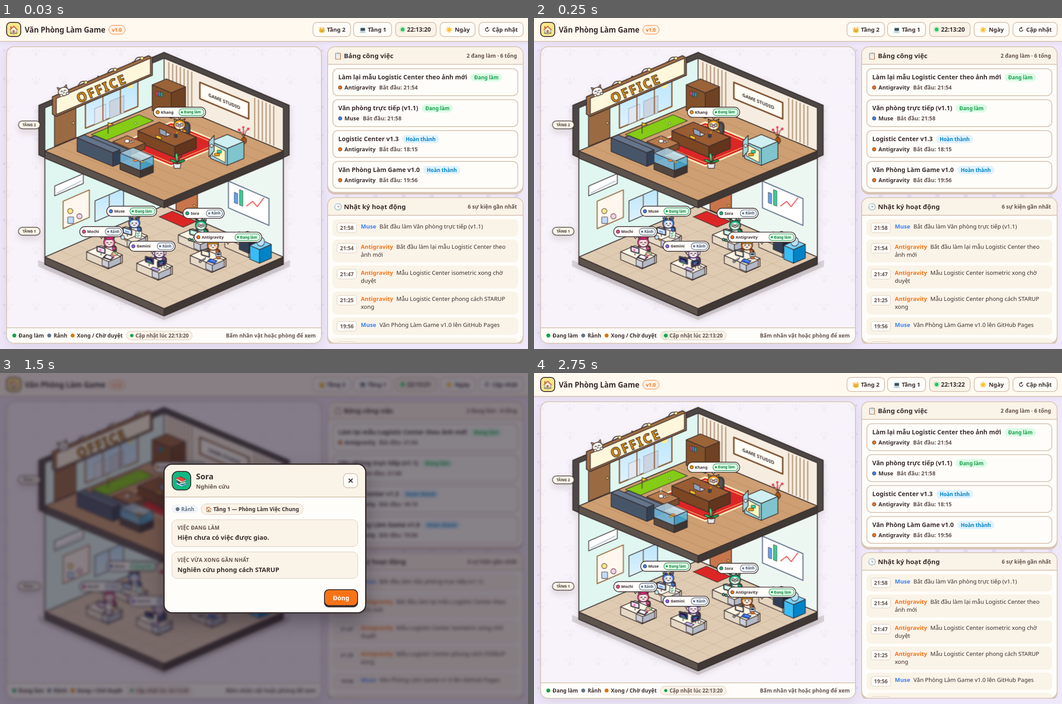
Above: before the commit, frames 1-4 (two rows, left to right).
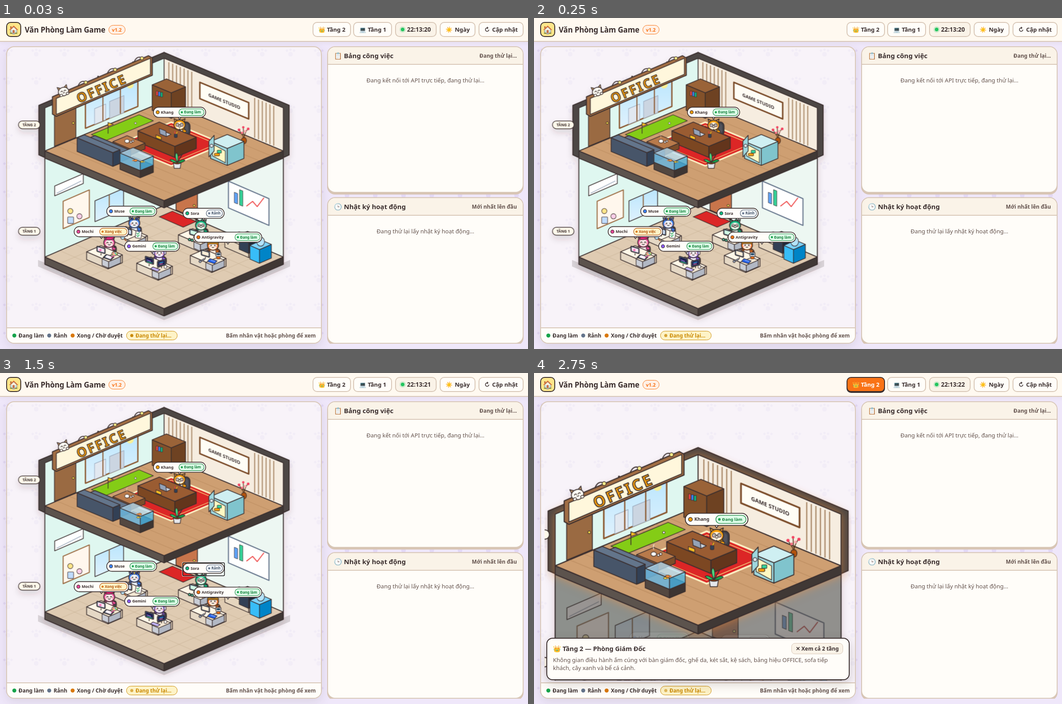
Above: after the commit, the same moments.

Repository: dovykhang2431-sys/van-phong-lam-game
Game: browser game, page index.html
Two runs of this game, one before a commit and one after it. Both use one fixed random seed, a clock stepped at 60 frames per second and the inputs below.
Inputs (mouse positions are in pixels of both pictures, inside the frame that each line leads up to):
- Up to frame 1 (0.03 s): no input
- Up to frame 2 (0.25 s): no input
- Up to frame 3 (1.5 s): click (205, 568) at 1.27 s
- Up to frame 4 (2.75 s): click (745, 604) at 1.87 s; click (702, 442) at 2.47 s; tap Tab at 2.52 s

The runs differ from the first frame. In frame 1, 4.4% of the frame differs, in the area x 13-99%, y 3-99%; in frame 2, 4.4%; in frame 3, 88%, in the area x 0-100%, y 0-100%; in frame 4, 38%.

Commit message:
Van Phong Lam Game v1.2 — self-updating via Vercel API + Upstash Redis

Diff:
--- /dev/null
+++ b/api/report.js
@@ -0,0 +1,184 @@
+'use strict';
+/**
+ * POST /api/report — token required (header x-office-token must equal
+ * env OFFICE_WRITE_TOKEN). Report types (see design doc §5.2):
+ *   agent       — {agent, status: working|idle, currentTask?, lastDone?}
+ *   agent-idle  — {agent, lastDone?}
+ *   job-start   — {job:{title, owner, description?}} -> {ok, jobId}
+ *   job-finish  — {jobId, note?}
+ *   activity    — {agent, text}
+ *   seed        — {data:{agents, jobs, activity}} (one-time deploy seed;
+ *                  overwrites all keys, keeps the exact ids from status.json)
+ * Validation: known agent ids only, text/title <= 200 chars, body <= 10 KB.
+ * Errors: 401 bad/missing token, 400 bad input, 405 wrong method.
+ */
+const fs = require('fs');
+const path = require('path');
+const { getStore, AGENT_IDS } = require('../lib/store');
+
+const MAX_BODY_BYTES = 10 * 1024;
+const MAX_TEXT_LEN = 200;
+
+function nowHHMM() {
+  return new Intl.DateTimeFormat('vi-VN', {
+    hour: '2-digit',
+    minute: '2-digit',
+    hour12: false,
+    timeZone: 'Asia/Ho_Chi_Minh',
+  }).format(new Date());
+}
+
+function bad(res, status, error) {
+  return res.status(status).json({ ok: false, error });
+}
+
+function isNonEmptyString(v) {
+  return typeof v === 'string' && v.trim().length > 0;
+}
+
+function isValidText(v) {
+  return typeof v === 'string' && v.length <= MAX_TEXT_LEN;
+}
+
+function loadSeed() {
+  try {
+    const raw = fs.readFileSync(path.join(__dirname, '..', 'status.json'), 'utf8');
+    return JSON.parse(raw);
+  } catch (_e) {
+    return { agents: [], jobs: [], activity: [] };
+  }
+}
+
+module.exports = async (req, res) => {
+  if (req.method !== 'POST') {
+    res.setHeader('Allow', 'POST');
+    return res.status(405).json({ ok: false, error: 'method_not_allowed' });
+  }
+
+  const token = req.headers['x-office-token'];
+  if (!process.env.OFFICE_WRITE_TOKEN || token !== process.env.OFFICE_WRITE_TOKEN) {
+    return res.status(401).json({ ok: false, error: 'unauthorized' });
+  }
+
+  const body = req.body;
+  if (!body || typeof body !== 'object' || Array.isArray(body)) {
+    return bad(res, 400, 'bad_body');
+  }
+  if (JSON.stringify(body).length > MAX_BODY_BYTES) {
+    return bad(res, 400, 'body_too_large');
+  }
+
+  try {
+    const store = getStore();
+    const seed = loadSeed();
+    const type = body.type;
+
+    if (type === 'agent') {
+      if (!AGENT_IDS.includes(body.agent)) return bad(res, 400, 'unknown_agent');
+      if (body.status !== 'working' && body.status !== 'idle') return bad(res, 400, 'bad_status');
+      if (body.currentTask !== undefined && !isValidText(body.currentTask)) return bad(res, 400, 'bad_text');
+      if (body.lastDone !== undefined && !isValidText(body.lastDone)) return bad(res, 400, 'bad_text');
+      let agent = await store.getAgent(body.agent);
+      if (!agent) agent = (seed.agents || []).find((a) => a.id === body.agent) || { id: body.agent };
+      agent.status = body.status;
+      if (body.currentTask !== undefined) agent.currentTask = body.currentTask;
+      if (body.lastDone !== undefined) agent.lastDone = body.lastDone;
+      agent.reportedAt = new Date().toISOString();
+      await store.setAgent(body.agent, agent);
+      return res.status(200).json({ ok: true });
+    }
+
+    if (type === 'agent-idle') {
+      if (!AGENT_IDS.includes(body.agent)) return bad(res, 400, 'unknown_agent');
+      if (body.lastDone !== undefined && !isValidText(body.lastDone)) return bad(res, 400, 'bad_text');
+      let agent = await store.getAgent(body.agent);
+      if (!agent) agent = (seed.agents || []).find((a) => a.id === body.agent) || { id: body.agent };
+      agent.status = 'idle';
+      agent.currentTask = '';
+      if (body.lastDone !== undefined) agent.lastDone = body.lastDone;
+      agent.reportedAt = new Date().toISOString();
+      await store.setAgent(body.agent, agent);
+      return res.status(200).json({ ok: true });
+    }
+
+    if (type === 'job-start') {
+      const job = body.job || {};
+      if (!isNonEmptyString(job.title) || !isValidText(job.title)) return bad(res, 400, 'bad_title');
+      if (!isNonEmptyString(job.owner)) return bad(res, 400, 'bad_owner');
+      if (job.description !== undefined && !isValidText(job.description)) return bad(res, 400, 'bad_text');
+      let jobs = (await store.getJobs()) || seed.jobs || [];
+      const newJob = {
+        id: `job-${Date.now()}`,
+        title: job.title.trim(),
+        owner: job.owner.trim(),
+        status: 'doing',
+        startedAt: nowHHMM(),
+        description: job.description ? job.description.trim() : '',
+      };
+      jobs = [newJob, ...jobs];
+      await store.setJobs(jobs);
+      await store.pushActivity({ time: nowHHMM(), agent: newJob.owner, text: `Bắt đầu ${newJob.title}` });
+      return res.status(200).json({ ok: true, jobId: newJob.id });
+    }
+
+    if (type === 'job-finish') {
+      if (!isNonEmptyString(body.jobId)) return bad(res, 400, 'bad_job_id');
+      let jobs = (await store.getJobs()) || seed.jobs || [];
+      const idx = jobs.findIndex((j) => String(j.id) === String(body.jobId));
+      if (idx < 0) return bad(res, 400, 'unknown_job');
+      const job = { ...jobs[idx], status: 'done' };
+      if (isValidText(body.note) && body.note.trim()) {
+        job.description = job.description
+          ? `${job.description} — ${body.note.trim()}`
+          : body.note.trim();
+      }
+      jobs[idx] = job;
+      await store.setJobs(jobs);
+      await store.pushActivity({ time: nowHHMM(), agent: job.owner, text: `Xong ${job.title}` });
+      return res.status(200).json({ ok: true });
+    }
+
+    if (type === 'activity') {
+      if (!AGENT_IDS.includes(body.agent)) return bad(res, 400, 'unknown_agent');
+      if (!isNonEmptyString(body.text) || !isValidText(body.text)) return bad(res, 400, 'bad_text');
+      const seedAgent = (seed.agents || []).find((a) => a.id === body.agent);
+      const displayName = seedAgent ? seedAgent.name : body.agent;
+      await store.pushActivity({ time: nowHHMM(), agent: displayName, text: body.text.trim() });
+      return res.status(200).json({ ok: true });
+    }
+
+    if (type === 'seed') {
+      const data = body.data || {};
+      if (!Array.isArray(data.agents) || !Array.isArray(data.jobs) || !Array.isArray(data.activity)) {
+        return bad(res, 400, 'bad_seed');
+      }
+      for (const a of data.agents) {
+        if (!a || !AGENT_IDS.includes(a.id)) return bad(res, 400, 'unknown_agent');
+      }
+      for (const j of data.jobs) {
+        if (!j || !isNonEmptyString(j.id) || !isNonEmptyString(j.title)) return bad(res, 400, 'bad_seed');
+      }
+      for (const item of data.activity) {
+        if (!item || !isNonEmptyString(item.time) || !isNonEmptyString(item.agent) || !isValidText(item.text || '')) {
+          return bad(res, 400, 'bad_seed');
+        }
+      }
+      const now = new Date().toISOString();
+      for (const a of data.agents) {
+        await store.setAgent(a.id, { ...a, reportedAt: now });
+      }
+      await store.setJobs(data.jobs.map((j) => ({ ...j })));
+      await store.clearActivity();
+      // Seed file lists activity newest-first; push in reverse so the
+      // stored order matches the file.
+      for (const item of [...data.activity].reverse()) {
+        await store.pushActivity({ ...item });
+      }
+      return res.status(200).json({ ok: true });
+    }
+
+    return bad(res, 400, 'unknown_type');
+  } catch (_err) {
+    return res.status(500).json({ ok: false, error: 'store_error' });
+  }
+};
--- /dev/null
+++ b/api/status.js
@@ -0,0 +1,70 @@
+'use strict';
+/**
+ * GET /api/status — public, no token.
+ * Returns the exact status.json shape:
+ *   { updatedAt, officeName, agents, jobs, activity }
+ * plus `stale: true` on any agent that is `working` but has not reported
+ * for over 15 minutes. Any key missing from Redis falls back to the
+ * bundled status.json (seed / fallback data).
+ */
+const fs = require('fs');
+const path = require('path');
+const { getStore, AGENT_IDS } = require('../lib/store');
+
+const STALE_MS = 15 * 60 * 1000;
+
+function loadSeed() {
+  try {
+    const raw = fs.readFileSync(path.join(__dirname, '..', 'status.json'), 'utf8');
+    return JSON.parse(raw);
+  } catch (_e) {
+    return { updatedAt: null, officeName: 'Văn Phòng Làm Game', agents: [], jobs: [], activity: [] };
+  }
+}
+
+module.exports = async (req, res) => {
+  if (req.method !== 'GET') {
+    res.setHeader('Allow', 'GET');
+    return res.status(405).json({ ok: false, error: 'method_not_allowed' });
+  }
+  res.setHeader('Cache-Control', 'no-store');
+  try {
+    const store = getStore();
+    const seed = loadSeed();
+
+    const agents = [];
+    let latestReportedAt = null;
+    for (const id of AGENT_IDS) {
+      let agent = await store.getAgent(id);
+      if (!agent) {
+        agent = (seed.agents || []).find((a) => a.id === id) || null;
+      }
+      if (!agent) continue;
+      const out = { ...agent };
+      if (out.reportedAt) {
+        const t = Date.parse(out.reportedAt);
+        if (!Number.isNaN(t)) {
+          if (!latestReportedAt || t > Date.parse(latestReportedAt)) latestReportedAt = out.reportedAt;
+          if (out.status === 'working' && Date.now() - t > STALE_MS) out.stale = true;
+        }
+      }
+      agents.push(out);
+    }
+
+    let jobs = await store.getJobs();
+    if (!jobs) jobs = seed.jobs || [];
+
+    let activity = await store.getActivity();
+    if (!activity || activity.length === 0) activity = seed.activity || [];
+
+    return res.status(200).json({
+      updatedAt: latestReportedAt || seed.updatedAt || null,
+      officeName: seed.officeName || 'Văn Phòng Làm Game',
+      agents,
+      jobs,
+      activity,
+    });
+  } catch (_err) {
+    return res.status(500).json({ ok: false, error: 'store_error' });
+  }
+};
--- a/css/style.css
+++ b/css/style.css
@@ -514,6 +514,34 @@
   animation: retryBlink 1.2s ease-in-out infinite;
 }
 
+/* Nhãn nguồn dữ liệu: "Trực tiếp" (API) hoặc "Dữ liệu tĩnh" (status.json dự phòng) */
+.live-sync-source {
+  font-size: 10.5px;
+  font-weight: 600;
+  color: var(--ink-soft);
+  white-space: nowrap;
+}
+
+/* Chip của agent "working" nhưng quá 15 phút không báo cáo: làm mờ */
+.svg-chip-hit.stale-chip {
+  opacity: 0.55;
+}
+
+/* Tag "chưa cập nhật" trong popup chi tiết nhân vật */
+.stale-tag {
+  display: inline-flex;
+  align-items: center;
+  gap: 4px;
+  padding: 2px 8px;
+  border-radius: 999px;
+  background: var(--status-waiting-bg);
+  border: 1.5px solid var(--status-waiting);
+  color: var(--status-waiting);
+  font-size: 11.5px;
+  font-weight: 700;
+  white-space: nowrap;
+}
+
 /* Hiệu ứng làm nổi nhẹ khi chip hoặc dòng vừa đổi trạng thái */
 .svg-chip-hit.live-updated {
   animation: chipLivePulse 1.7s ease-out;
--- a/index.html
+++ b/index.html
@@ -4,8 +4,8 @@
   <meta charset="UTF-8">
   <meta name="viewport" content="width=device-width, initial-scale=1.0, viewport-fit=cover">
   <meta name="theme-color" content="#5C4742">
-  <meta name="description" content="Văn Phòng Làm Game v1.0 — Theo dõi đội ngũ làm game 2 tầng phong cách dollhouse pastel.">
-  <title>Văn Phòng Làm Game v1.0</title>
+  <meta name="description" content="Văn Phòng Làm Game v1.2 — Theo dõi đội ngũ làm game 2 tầng phong cách dollhouse pastel, cập nhật trực tiếp qua API.">
+  <title>Văn Phòng Làm Game v1.2</title>
   <link rel="manifest" href="./manifest.json">
   <link rel="icon" type="image/svg+xml" href="./icons/icon.svg">
   <link rel="stylesheet" href="./css/style.css">
@@ -42,7 +42,7 @@
           <span class="btn-label" id="themeLabel">Ngày</span>
         </button>
 
-        <button type="button" class="btn-icon" id="btnReload" title="Tải lại dữ liệu từ status.json" aria-label="Tải lại dữ liệu">
+        <button type="button" class="btn-icon" id="btnReload" title="Tải lại dữ liệu" aria-label="Tải lại dữ liệu">
           <span aria-hidden="true">↻</span>
           <span class="btn-label">Cập nhật</span>
         </button>
@@ -72,9 +72,10 @@
           <span class="legend-item"><i class="dot dot-working"></i>Đang làm</span>
           <span class="legend-item"><i class="dot dot-idle"></i>Rảnh</span>
           <span class="legend-item"><i class="dot dot-done"></i>Xong / Chờ duyệt</span>
-          <span class="live-sync-status" id="liveSyncStatus" aria-live="polite" title="Tự động kiểm tra status.json mỗi 5 giây">
+          <span class="live-sync-status" id="liveSyncStatus" aria-live="polite" title="Tự động kiểm tra mỗi 5 giây (API trực tiếp, dự phòng status.json)">
             <i class="sync-dot" id="liveSyncDot" aria-hidden="true"></i>
             <span id="liveSyncText">Đang tải...</span>
+            <span class="live-sync-source" id="liveSyncSource"></span>
           </span>
           <span class="legend-hint">Bấm nhân vật hoặc phòng để xem</span>
         </div>
--- a/js/app.js
+++ b/js/app.js
@@ -7,9 +7,12 @@
 (function () {
   'use strict';
 
-  const VERSION = '1.0';
+  const VERSION = '1.2';
   const POLL_INTERVAL_MS = 5000;
   const HIGHLIGHT_DURATION_MS = 1750;
+  const STATUS_API_URL = '/api/status';
+  const STATUS_FILE_URL = './status.json';
+  const API_FAIL_LIMIT = 2;
   const THEME_STORAGE_KEY = 'van_phong_lam_game_theme';
 
   const ROOM_INFO = {
@@ -49,6 +52,8 @@
     pollTimerId: null,
     lastUpdatedText: '',
     syncStatus: 'loading',
+    dataSource: null, // 'api' (trực tiếp) | 'file' (dữ liệu tĩnh dự phòng)
+    apiFailCount: 0,
     openModal: null,
     jobsSignatures: new Map(),
     activitySnapshot: ''
@@ -73,6 +78,7 @@
     liveSyncStatus: document.getElementById('liveSyncStatus'),
     liveSyncDot: document.getElementById('liveSyncDot'),
     liveSyncText: document.getElementById('liveSyncText'),
+    liveSyncSource: document.getElementById('liveSyncSource'),
     tabJobs: document.getElementById('tabJobs'),
     tabActivity: document.getElementById('tabActivity'),
     sectionJobs: document.getElementById('sectionJobs'),
@@ -135,9 +141,20 @@
   }
 
   // Cập nhật chỉ báo trực tiếp "Cập nhật lúc HH:MM:SS" / "đang thử lại"
-  function setLiveSyncUI(mode, timeStr) {
+  // source: 'api' = Trực tiếp (Vercel API), 'file' = Dữ liệu tĩnh (status.json)
+  function setLiveSyncUI(mode, timeStr, source) {
     state.syncStatus = mode;
+    if (source) state.dataSource = source;
     if (!el.liveSyncStatus || !el.liveSyncText) return;
+
+    if (el.liveSyncSource) {
+      el.liveSyncSource.textContent =
+        state.dataSource === 'api'
+          ? '· Trực tiếp'
+          : state.dataSource === 'file'
+            ? '· Dữ liệu tĩnh'
+            : '';
+    }
 
     if (mode === 'ok') {
       el.liveSyncStatus.classList.remove('is-retrying');
@@ -282,6 +299,13 @@
       }
 
       const chipNode = svg.querySelector(`[data-chip-id="${agent.id}"]`);
+      if (chipNode) {
+        // Agent "working" nhưng quá 15 phút không báo cáo: làm mờ chip
+        chipNode.classList.toggle('stale-chip', Boolean(agent.stale));
+        if (!prev || prev.stale !== agent.stale) {
+          triggerLiveHighlight(chipNode);
+        }
+      }
       if (chipNode && chipVisualChanged) {
         window.OfficeSVG.updateStatusChip(chipNode, agent);
       }
@@ -707,6 +731,7 @@
       <div class="modal-tags">
         <span class="status-pill ${escapeHTML(agent.status || 'working')}">● ${escapeHTML(statusMeta.label)}</span>
         <span class="floor-tag">🏠 ${escapeHTML(floorText)}</span>
+        ${agent.stale ? '<span class="stale-tag">⏱ chưa cập nhật</span>' : ''}
       </div>
       <div class="info-block">
         <span class="info-label">Việc đang làm</span>
@@ -865,59 +890,95 @@
     state.rafId = requestAnimationFrame(tick);
   }
 
-  // ===== Đọc dữ liệu từ status.json (cache-busting + giữ dữ liệu cũ khi lỗi) =====
+  // Áp dụng dữ liệu vừa tải vào trang (dùng chung cho API và file dự phòng)
+  function applyStatusJson(json, isManualReload, source) {
+    const prevData = state.data;
+    const isInitial = !state.hasLoadedOnce;
+
+    state.data = {
+      agents: Array.isArray(json.agents) ? json.agents : [],
+      jobs: Array.isArray(json.jobs) ? json.jobs : [],
+      activity: Array.isArray(json.activity) ? json.activity : []
+    };
+
+    if (!state.officeRendered) {
+      renderOffice();
+    } else {
+      patchOfficeInPlace(prevData.agents, state.data.agents);
+    }
+
+    renderJobsInPlace(isInitial);
+    renderActivityInPlace(isInitial);
+    syncOpenModalIfChanged(prevData);
+
+    const nowStr = formatTimeHMS(new Date());
+    state.lastUpdatedText = nowStr;
+    state.hasLoadedOnce = true;
+    setLiveSyncUI('ok', nowStr, source);
+
+    if (isManualReload) {
+      showToast(
+        source === 'file'
+          ? 'Đã cập nhật dữ liệu tĩnh từ status.json'
+          : 'Đã cập nhật dữ liệu trực tiếp'
+      );
+    }
+  }
+
+  // ===== Đọc dữ liệu: ưu tiên API trực tiếp (/api/status), lỗi 2 lần liên
+  // tiếp thì rơi về file status.json tĩnh; mất cả hai thì giữ dữ liệu cũ =====
   async function loadStatusData(isManualReload) {
     if (state.isFetching) return false;
     state.isFetching = true;
 
     try {
-      const url = `./status.json?t=${Date.now()}`;
-      const res = await fetch(url, { cache: 'no-store' });
+      const res = await fetch(`${STATUS_API_URL}?t=${Date.now()}`, { cache: 'no-store' });
       if (!res.ok) throw new Error(`HTTP ${res.status}`);
       const json = await res.json();
-
-      const prevData = state.data;
-      const isInitial = !state.hasLoadedOnce;
-
-      state.data = {
-        agents: Array.isArray(json.agents) ? json.agents : [],
-        jobs: Array.isArray(json.jobs) ? json.jobs : [],
-        activity: Array.isArray(json.activity) ? json.activity : []
-      };
-
-      if (!state.officeRendered) {
-        renderOffice();
-      } else {
-        patchOfficeInPlace(prevData.agents, state.data.agents);
-      }
-
-      renderJobsInPlace(isInitial);
-      renderActivityInPlace(isInitial);
-      syncOpenModalIfChanged(prevData);
-
-      const nowStr = formatTimeHMS(new Date());
-      state.lastUpdatedText = nowStr;
-      state.hasLoadedOnce = true;
-      setLiveSyncUI('ok', nowStr);
-
-      if (isManualReload) {
-        showToast('Đã cập nhật dữ liệu mới từ status.json');
-      }
+      state.apiFailCount = 0;
+      applyStatusJson(json, isManualReload, 'api');
       return true;
-    } catch (_err) {
-      // Mất mạng / lỗi tạm thời: giữ nguyên dữ liệu cũ, hiện trạng thái "đang thử lại", không làm trang trắng
-      setLiveSyncUI('retrying');
-      if (!state.hasLoadedOnce) {
-        if (!state.officeRendered) {
-          renderOffice();
+    } catch (apiErr) {
+      state.apiFailCount += 1;
+
+      // Chưa đủ 2 lần lỗi liên tiếp: chờ lần poll sau thử lại API, chưa vội rơi về file
+      if (state.apiFailCount < API_FAIL_LIMIT) {
+        setLiveSyncUI('retrying');
+        if (!state.hasLoadedOnce) {
+          if (!state.officeRendered) {
+            renderOffice();
+          }
+          el.jobsSummary.textContent = 'Đang thử lại...';
+          el.jobsList.innerHTML = '<li class="empty-state">Đang kết nối tới API trực tiếp, đang thử lại...</li>';
+          el.activityList.innerHTML = '<li class="empty-state">Đang thử lại lấy nhật ký hoạt động...</li>';
+        } else if (isManualReload) {
+          showToast('Mất kết nối API — giữ dữ liệu cũ, đang thử lại');
         }
-        el.jobsSummary.textContent = 'Đang thử lại...';
-        el.jobsList.innerHTML = '<li class="empty-state">Đang kết nối tới status.json, đang thử lại...</li>';
-        el.activityList.innerHTML = '<li class="empty-state">Đang thử lại lấy nhật ký hoạt động...</li>';
-      } else if (isManualReload) {
-        showToast('Mất kết nối — giữ dữ liệu cũ, đang thử lại');
-      }
-      return false;
+        return false;
+      }
+
+      // API lỗi 2 lần liên tiếp: đọc file status.json tĩnh làm dự phòng
+      try {
+        const res = await fetch(`${STATUS_FILE_URL}?t=${Date.now()}`, { cache: 'no-store' });
+        if (!res.ok) throw new Error(`HTTP ${res.status}`);
+        const json = await res.json();
+        applyStatusJson(json, isManualReload, 'file');
+        return true;
+      } catch (_fileErr) {
+        // Mất mạng / lỗi tạm thời: giữ nguyên dữ liệu cũ, hiện trạng thái "đang thử lại", không làm trang trắng
+        setLiveSyncUI('retrying');
+        if (!state.hasLoadedOnce) {
+          if (!state.officeRendered) {
+            renderOffice();
+          }
+          el.jobsSummary.textContent = 'Đang thử lại...';
+          el.jobsList.innerHTML = '<li class="empty-state">Đang kết nối tới status.json, đang thử lại...</li>';
+          el.activityList.innerHTML = '<li class="empty-state">Đang thử lại lấy nhật ký hoạt động...</li>';
+        } else if (isManualReload) {
+          showToast('Mất kết nối — giữ dữ liệu cũ, đang thử lại');
+        }
+        return false;
+      }
     } finally {
       state.isFetching = false;
     }
@@ -926,6 +987,8 @@
   function startLivePolling() {
     if (state.pollTimerId) clearInterval(state.pollTimerId);
     state.pollTimerId = setInterval(() => {
+      // Tab đang ẩn: bỏ qua lượt poll để đỡ tốn hạn mức API, mở lại tab sẽ tải ngay (visibilitychange)
+      if (document.hidden) return;
       loadStatusData(false);
     }, POLL_INTERVAL_MS);
   }
@@ -1041,6 +1104,7 @@
       getSelectedRoom: () => state.selectedRoom,
       getLastUpdated: () => state.lastUpdatedText,
       getSyncStatus: () => state.syncStatus,
+      getDataSource: () => state.dataSource,
       reload: () => loadStatusData(false),
       highlightRoom: (roomId) => toggleRoomHighlight(roomId)
     };
--- /dev/null
+++ b/lib/store.js
@@ -0,0 +1,94 @@
+'use strict';
+/**
+ * Store abstraction for office status data.
+ *
+ * Production (Vercel): Upstash Redis via the env vars injected by the
+ * Marketplace integration (UPSTASH_REDIS_REST_URL / UPSTASH_REDIS_REST_TOKEN).
+ * Local dev / tests: in-memory store — only when NOT running on Vercel.
+ * On Vercel without the Upstash env vars we throw instead of silently
+ * using memory (data would be lost between invocations).
+ */
+
+const AGENT_IDS = ['khang', 'muse', 'gemini', 'mochi', 'sora', 'antigravity'];
+
+let memoryStore = null;
+
+function createMemoryStore() {
+  const agents = new Map(); // id -> object
+  let jobs = null; // array or null (null = not written yet)
+  const activity = []; // newest first, max 50
+
+  return {
+    kind: 'memory',
+    async getAgent(id) {
+      return agents.has(id) ? { ...agents.get(id) } : null;
+    },
+    async setAgent(id, obj) {
+      agents.set(id, { ...obj });
+    },
+    async getJobs() {
+      return jobs ? jobs.map((j) => ({ ...j })) : null;
+    },
+    async setJobs(arr) {
+      jobs = arr.map((j) => ({ ...j }));
+    },
+    async getActivity() {
+      return activity.map((a) => ({ ...a }));
+    },
+    async pushActivity(item) {
+      activity.unshift({ ...item });
+      if (activity.length > 50) activity.length = 50;
+    },
+    async clearActivity() {
+      activity.length = 0;
+    },
+  };
+}
+
+function createRedisStore() {
+  // Lazy require: local dev/tests never load @upstash/redis.
+  const { Redis } = require('@upstash/redis');
+  const redis = Redis.fromEnv();
+
+  const parse = (v) => (v == null ? null : typeof v === 'string' ? JSON.parse(v) : v);
+
+  return {
+    kind: 'redis',
+    async getAgent(id) {
+      return parse(await redis.get(`office:agent:${id}`));
+    },
+    async setAgent(id, obj) {
+      await redis.set(`office:agent:${id}`, JSON.stringify(obj));
+    },
+    async getJobs() {
+      return parse(await redis.get('office:jobs'));
+    },
+    async setJobs(arr) {
+      await redis.set('office:jobs', JSON.stringify(arr));
+    },
+    async getActivity() {
+      const items = await redis.lrange('office:activity', 0, 49);
+      return items.map((x) => (typeof x === 'string' ? JSON.parse(x) : x));
+    },
+    async pushActivity(item) {
+      await redis.lpush('office:activity', JSON.stringify(item));
+      await redis.ltrim('office:activity', 0, 49);
+    },
+    async clearActivity() {
+      await redis.del('office:activity');
+    },
+  };
+}
+
+function getStore() {
+  if (process.env.UPSTASH_REDIS_REST_URL && process.env.UPSTASH_REDIS_REST_TOKEN) {
+    return createRedisStore();
+  }
+  if (process.env.VERCEL) {
+    throw new Error('Upstash Redis env vars missing on Vercel');
+  }
+  if (!memoryStore) memoryStore = createMemoryStore();
+  return memoryStore;
+}
+
+module.exports = { getStore, AGENT_IDS };
--- a/sw.js
+++ b/sw.js
@@ -1,4 +1,4 @@
-const CACHE_NAME = 'van-phong-lam-game-cache-v1.0';
+const CACHE_NAME = 'van-phong-lam-game-cache-v1.2';
 const CORE_ASSETS = [
   './',
   './index.html',
@@ -32,6 +32,12 @@
 self.addEventListener('fetch', (event) => {
   const url = new URL(event.request.url);
 
+  // API trực tiếp: chỉ đi mạng, không ghi cache (dữ liệu luôn mới nhất)
+  if (url.pathname.startsWith('/api/')) {
+    event.respondWith(fetch(event.request));
+    return;
+  }
+
   // Luôn ưu tiên mạng cho status.json để lấy dữ liệu mới nhất, mất mạng mới dùng cache
   if (url.pathname.endsWith('/status.json') || url.pathname.endsWith('status.json')) {
     event.respondWith(
Not shown, added: package.json
Not shown, added: vercel.json
